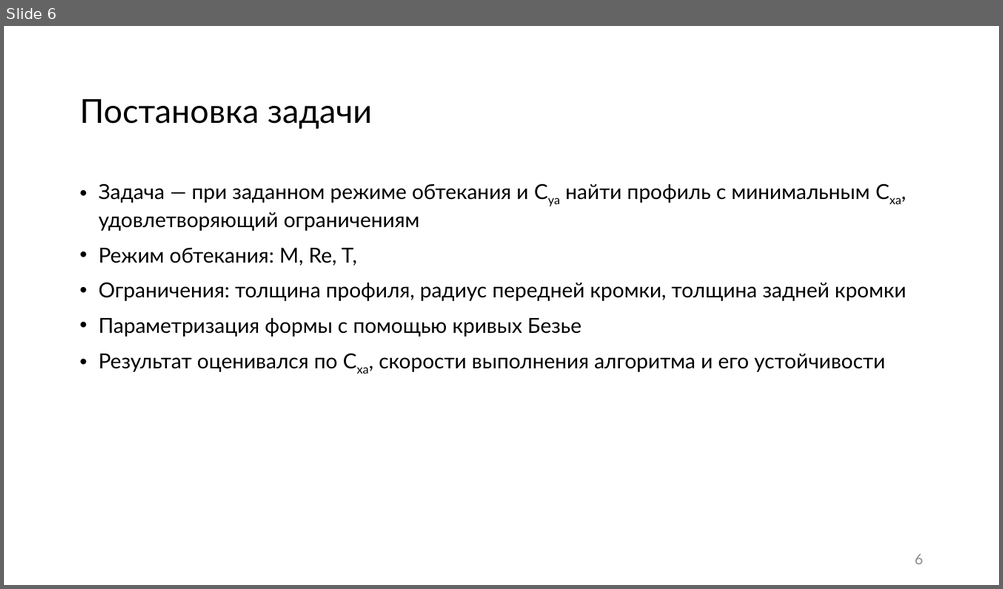
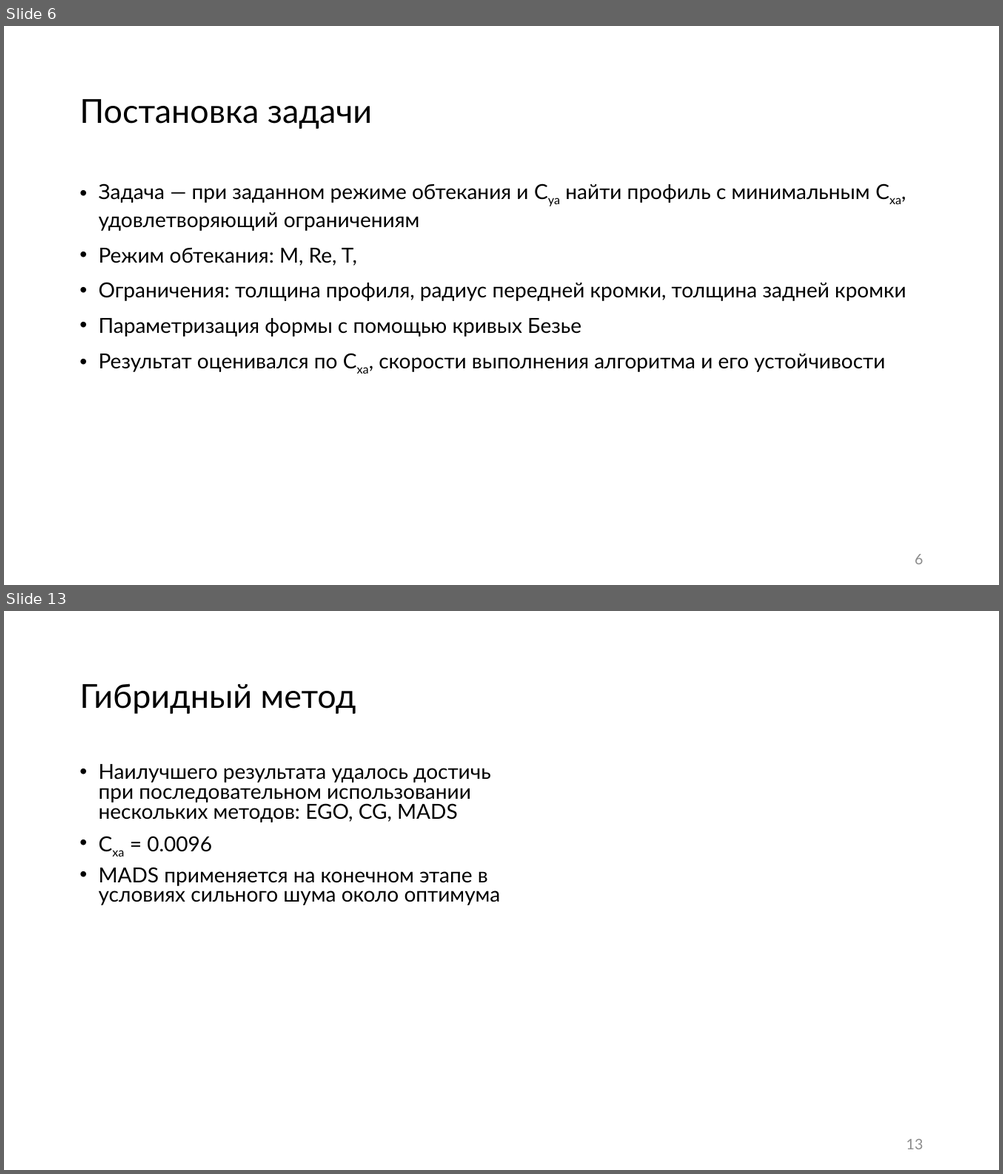
Before and after one commit to 737CMD/Diploma_bac, a slide deck: results/Тексты/Презентация_ВКР Черных.pptx. Shown one above the other, each under a label of ours: slide 6 before the commit, slides 6 and 13 after it; the slides between them are not shown. The pictures are 1003x589 and 1003x1174 pixels, drawn with LibreOffice and Linux fonts; fonts in the diff are those of the drawing; background and template pictures are left out. Boxes give left, top, right and bottom in pixels: in the first picture for what was removed or moved away, otherwise in the second. Text is boxed around its words. In the diff, an @@ line names an element or a change of style, - is before the commit and + after.

```diff
--- a/results/Тексты/Презентация_ВКР Черных.pptx
+++ b/results/Тексты/Презентация_ВКР Черных.pptx
@@ slide 13 added at [4,611,999,1170], background #FFFFFF @@
@@ title added at [79,684,356,714], 32 pt, text #000000 @@
+Гибридный метод
@@ text added at [99,764,501,906], 20 pt, text #000000 @@
+• Наилучшего результата удалось достичь при последовательном использовании нескольких методов: EGO, CG, MADS
+• Cxa = 0.0096
+• MADS применяется на конечном этапе в условиях сильного шума около оптимума
@@ page number added at [906,1139,923,1150], 14 pt, text #8C8C8C @@
+13
```
Also in this commit, not shown: 3 slides changed, 4 other slides added, 2 slides removed.
